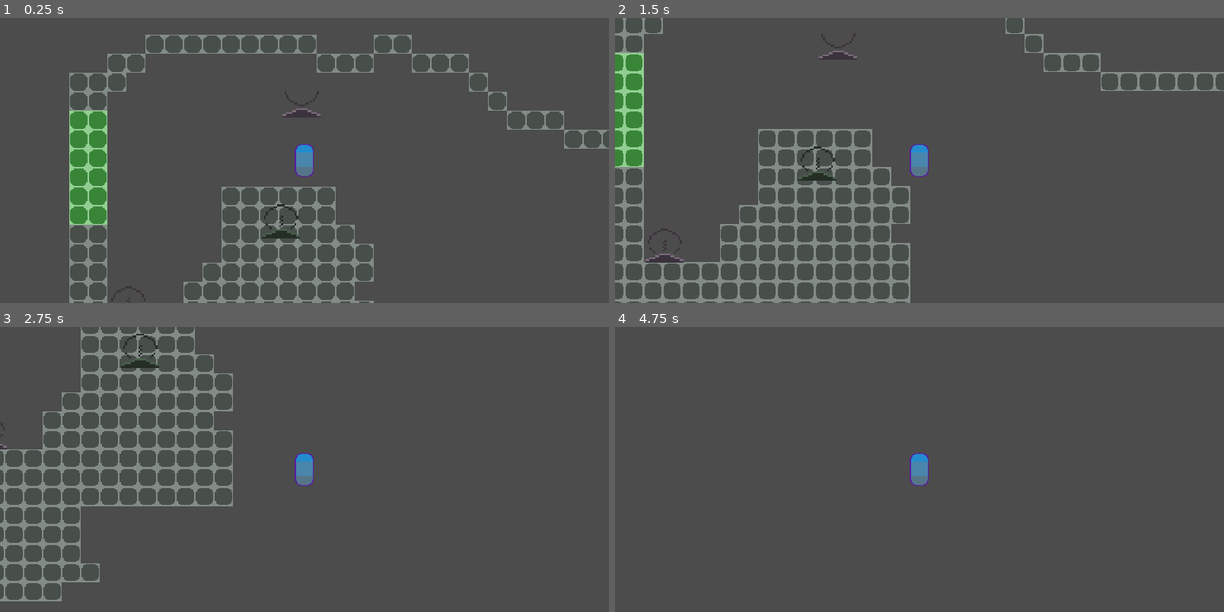
Above: before the commit, frames 1-4 (two rows, left to right).
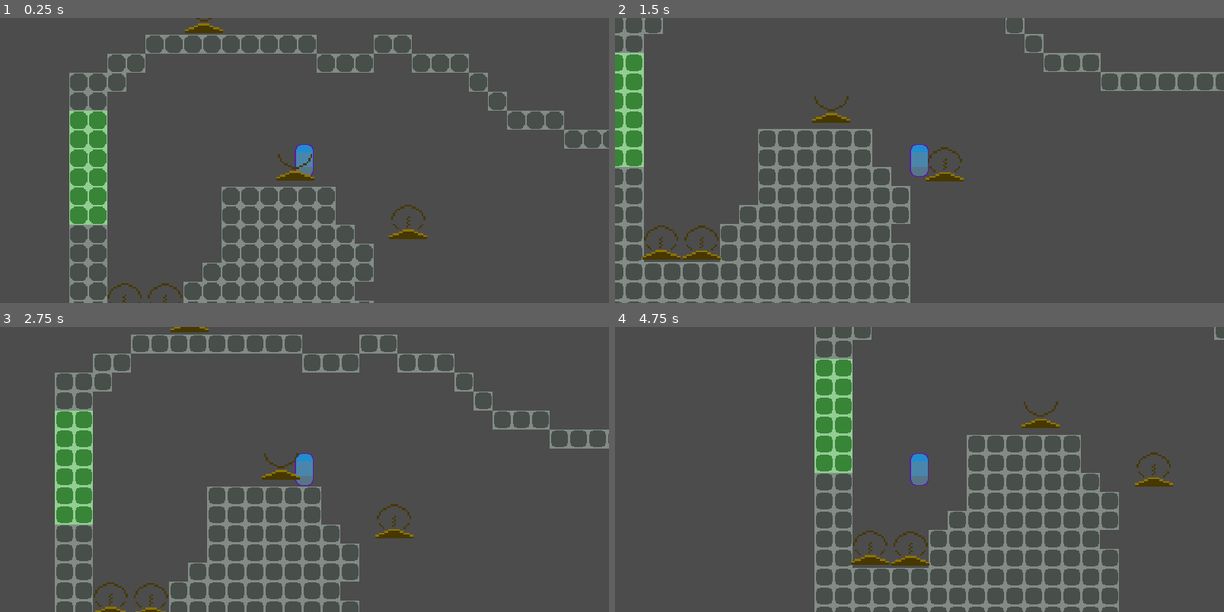
Above: after the commit, the same moments.

Repository: demanxd/YAPS_BO
Game: Godot game, scene res://tscn_folders/Tavern.tscn
The game is run twice, just before and just after one commit, with the same random seed, the same clock (stepped at 60 frames per second) and the same inputs.
Inputs:
- Up to frame 1 (0.25 s): no input
- Up to frame 2 (1.5 s): hold D (move_right) 0.53-1.28 s; tap Space (jump) at 0.77 s; hold A (move_left) from 1.28 s (still down)
- Up to frame 3 (2.75 s): tap Space (jump) at 1.52 s; release A (move_left) at 2.03 s; hold D (move_right) from 2.03 s (still down)
- Up to frame 4 (4.75 s): tap Space (jump) at 3.02, 3.77, 4.52 s; release D (move_right) at 3.53 s; hold A (move_left) from 3.53 s (still down)

The runs differ from the first frame. In frame 1, 1.1% of the frame differs, in the area x 17-71%, y 0-100%; in frame 2, 1.4%; in frame 3, 14%, in the area x 0-100%, y 0-100%; in frame 4, 9.8%.

Commit message:
Portals work's fine

Diff:
--- a/Project_Rise/godot/BlockOut/aux_tscn/Portal.gd
+++ b/Project_Rise/godot/BlockOut/aux_tscn/Portal.gd
@@ -20,6 +20,12 @@
 	$Sprite_In.hide()
 
 	if !debug:
+		if self.get_parent().name.begins_with("Portal"):
+			self.In = true
+			color_shade = self.get_parent().get_color()
+			location_self = self.get_parent().get_location_target()
+		else:
+			self.In = false
 		if In:
 			$Sprite_In.show()
 			color_shade = Color(base_color.x,base_color.y,base_color.z)
@@ -30,12 +36,17 @@
 
 
 func _process(delta: float) -> void:
-	location_self = Vector2(self.position.x, self.position.y)
 	if debug:
+		if self.get_parent().name.begins_with("Portal"):
+			self.In = true
+			color_shade = self.get_parent().get_color()
+			location_target = self.get_parent().get_location_target()
+		else:
+			self.In = false
 		if In:
 			$Sprite_Out.hide()
 			$Sprite_In.show()
-			color_shade = Color(base_color.x,base_color.y,base_color.z)
+#			color_shade = Color(base_color.x,base_color.y,base_color.z)
 			$Sprite_In.modulate = color_shade
 		else:
 			$Sprite_In.hide()
@@ -46,7 +57,12 @@
 			base_color.z = color_shade.b
 
 
+func get_color():
+	return color_shade
 
+
+func get_location_target():
+	return self.position
 
 #func _on_Area2D_area_entered(area):
 #
--- a/Project_Rise/godot/BlockOut/aux_tscn/Portal.tscn
+++ b/Project_Rise/godot/BlockOut/aux_tscn/Portal.tscn
@@ -12,6 +12,7 @@
 
 [node name="Sprite_In" type="Sprite" parent="."]
 visible = false
+modulate = Color( 0, 0, 0, 1 )
 scale = Vector2( 2, 2 )
 texture = ExtResource( 1 )
 
--- a/Project_Rise/godot/BlockOut/tscn_folders/Tavern.tscn
+++ b/Project_Rise/godot/BlockOut/tscn_folders/Tavern.tscn
@@ -23,24 +23,36 @@
 [node name="Rock_TM" parent="." instance=ExtResource( 1 )]
 tile_data = PoolIntArray( 393220, 0, 0, 393221, 0, 0, 393222, 0, 0, 393223, 0, 0, 393224, 0, 0, 393225, 0, 0, 393226, 0 …(2794 unchanged characters)…
 
+[node name="Portal2" parent="." instance=ExtResource( 5 )]
+position = Vector2( 141.555, 97.9583 )
+In = true
+location_target = Vector2( 237.37, 253.104 )
+color_shade = Color( 1, 0.796078, 0, 1 )
+base_color = Vector3( 1, 0.796078, 0 )
+
+[node name="Portal" parent="Portal2" instance=ExtResource( 5 )]
+position = Vector2( -83.2446, 299.086 )
+location_target = Vector2( 141.555, 97.9583 )
+color_shade = Color( 1, 0.796078, 0, 1 )
+base_color = Vector3( 1, 0.796078, 0 )
+
 [node name="Portal" parent="." instance=ExtResource( 5 )]
-position = Vector2( 244.505, 187.103 )
+position = Vector2( 237.37, 253.104 )
+In = true
 location_self = Vector2( 244.505, 187.103 )
-color_shade = Color( 0.835294, 0.729412, 0.847059, 1 )
-base_color = Vector3( 0.835294, 0.729412, 0.847059 )
+color_shade = Color( 1, 0.796078, 0, 1 )
+base_color = Vector3( 1, 0.796078, 0 )
 
-[node name="Portal2" parent="." instance=ExtResource( 5 )]
-position = Vector2( 62.2112, 400.679 )
-In = true
-debug = false
-location_self = Vector2( 62.2112, 400.679 )
-location_target = Vector2( 199.315, 259.645 )
-color_shade = Color( 0.835, 0.729, 0.847, 1 )
-base_color = Vector3( 0.835, 0.729, 0.847 )
+[node name="Portal3" parent="Portal" instance=ExtResource( 5 )]
+position = Vector2( 119.093, 61.8845 )
+location_self = Vector2( 237.37, 253.104 )
+location_target = Vector2( 237.37, 253.104 )
+color_shade = Color( 1, 0.796078, 0, 1 )
+base_color = Vector3( 1, 0.796078, 0 )
 
-[node name="Portal3" parent="." instance=ExtResource( 5 )]
-position = Vector2( 222.677, 314.394 )
-In = true
-location_self = Vector2( 222.677, 314.394 )
-color_shade = Color( 0.509804, 0.658824, 0.529412, 1 )
-base_color = Vector3( 0.509804, 0.658824, 0.529412 )
+[node name="Portal2" parent="Portal" instance=ExtResource( 5 )]
+position = Vector2( -136.509, 144.602 )
+location_self = Vector2( 237.37, 253.104 )
+location_target = Vector2( 237.37, 253.104 )
+color_shade = Color( 1, 0.796078, 0, 1 )
+base_color = Vector3( 1, 0.796078, 0 )
